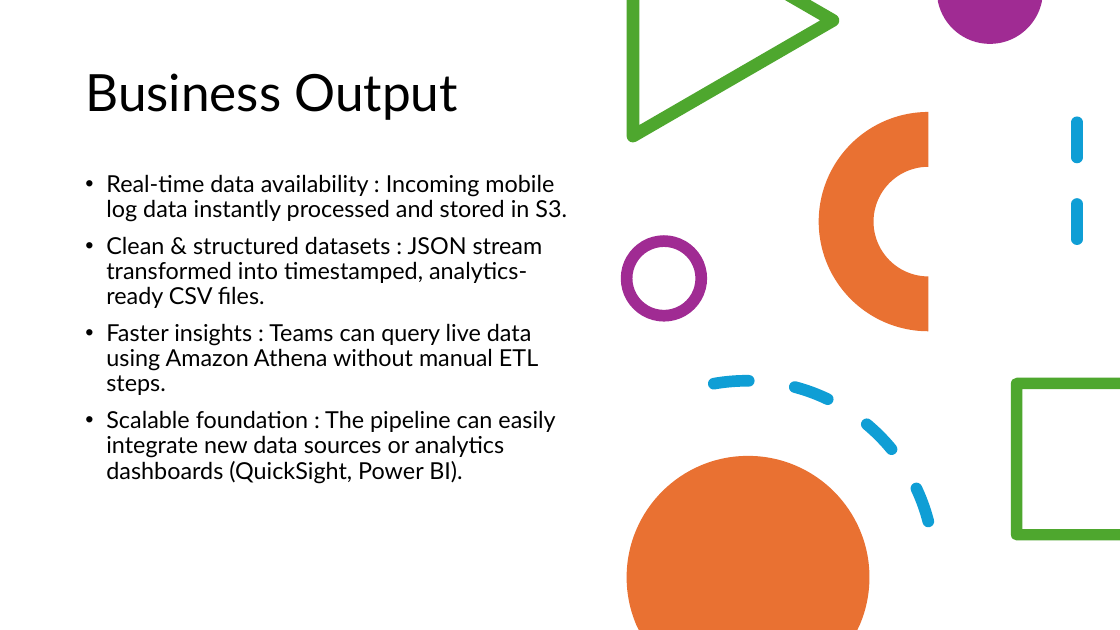
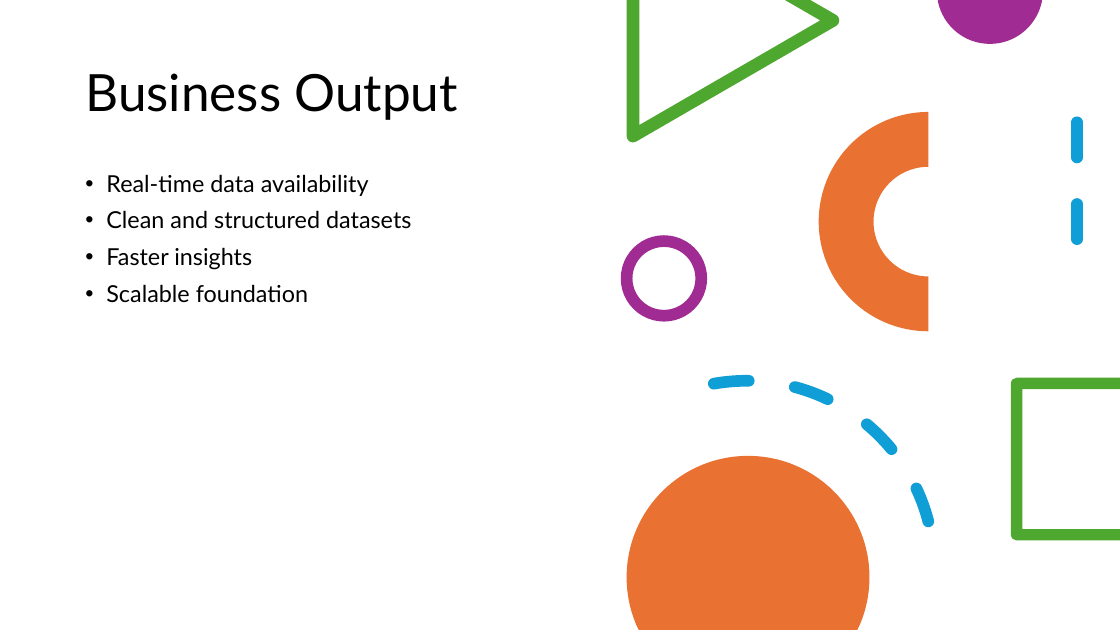
Before and after one commit to Sahanaaa05/DataForge, a slide deck: slide 16 of DataForge-(SignalStream).pptx. Drawn at 1120x630 pixels with LibreOffice and Linux fonts; fonts in the diff are those of the drawing. Boxes give left, top, right and bottom in pixels: in the first picture for what was removed or moved away, otherwise in the second. Text is boxed around its words. In the diff, an @@ line names an element or a change of style, - is before the commit and + after.

```diff
--- a/DataForge-(SignalStream).pptx
+++ b/DataForge-(SignalStream).pptx
@@ text at <box>106,174,411,303</box>: text changed @@
-• Real-time data availability : Incoming mobile log data instantly processed and stored in S3.
-• Clean & structured datasets : JSON stream transformed into timestamped, analytics-ready CSV files.
-• Faster insights : Teams can query live data using Amazon Athena without manual ETL steps.
-• Scalable foundation : The pipeline can easily integrate new data sources or analytics dashboards (QuickSight, Power BI).
+• Real-time data availability
+• Clean and structured datasets
+• Faster insights
+• Scalable foundation
```
Also in this commit, not shown: 8 other slides changed, 5 other files.
